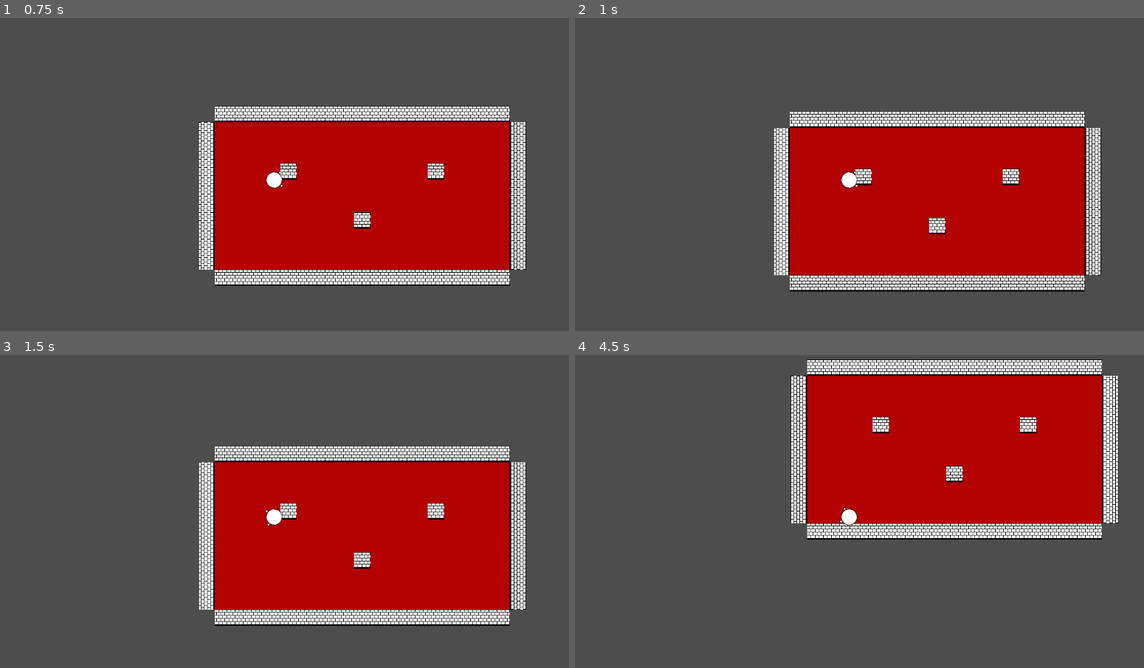
Above: before the commit, frames 1-4 (two rows, left to right).
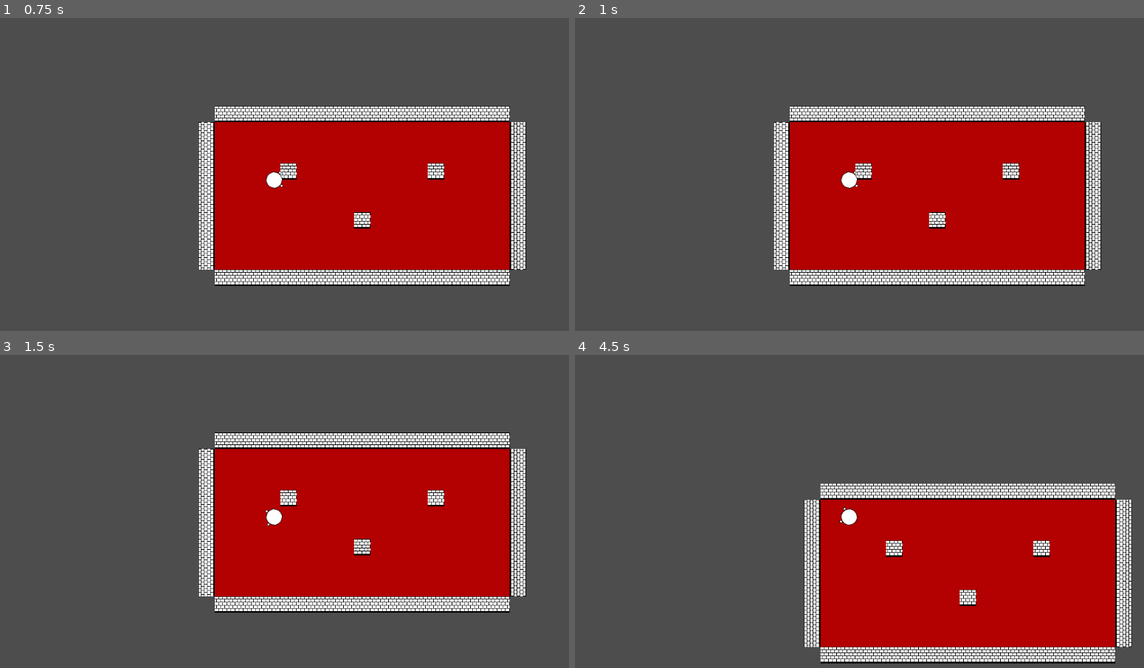
Above: after the commit, the same moments.

Repository: SolemnSintres/shiver2d
Game: Godot game, scene res://test_world.tscn
Same seed, same stepped clock (60 frames per second), same inputs: the game is played once before the commit and once after it. The engine's default icon, where the game draws it, is replaced by a stand-in: a white triangle on a blue panel in a dark square.
Inputs (mouse positions are in pixels of both pictures, inside the frame that each line leads up to):
- Up to frame 1 (0.75 s): tap Enter at 0.5 s; move the mouse to (403, 161) at 0.52 s; hold D (move_right) from 0.53 s (still down); tap Space (dash) at 0.6 s
- Up to frame 2 (1 s): keep holding D (move_right); tap Q (swing, bound only before the commit) at 0.8 s
- Up to frame 3 (1.5 s): tap Space (dash) at 1.25 s; move the mouse to (153, 533) at 1.27 s; release D (move_right) at 1.28 s; hold S (move_down) from 1.28 s (still down); tap Q (swing, bound only before the commit) at 1.35 s
- Up to frame 4 (4.5 s): tap Space (dash) at 1.55, 2.1, 3.05, 3.6 s; move the mouse to (910, 442) at 2.02 s; release S (move_down) at 2.03 s; hold D (move_right) 2.03-2.78 s; tap Q (swing, bound only before the commit) at 2.3, 2.85, 3.8, 4.35 s; move the mouse to (819, 583) at 2.77 s; hold W (move_up) 2.78-3.53 s; move the mouse to (1024, 567) at 3.52 s; hold A (move_left) from 3.53 s (still down); move the mouse to (671, 467) at 4.27 s

Frame 1 is identical in both runs. In frame 2, 7.3% of the frame differs, in the area x 34-93%, y 28-88%; in frame 3, 11%; in frame 4, 51%, in the area x 37-98%, y 1-99%.

Commit message:
Remove rope swing

Diff:
--- a/player.gd
+++ b/player.gd
@@ -1,48 +1,21 @@
 extends CharacterBody2D
 
-@onready var anchor = $"../Anchor"
-@onready var ray = $RayCast2D
+const SPEED = 300.0
 
-const SPEED = 300.0
-const swing_base = 200.0
-
-var swingspeed = 200.0
 var boost = 0.0
 var boost_direction = Vector2.ZERO
 var cooldown = 1.0
-var swinging = false
-var rope_length = 0.0
-var swing_dir = 1.0
-var fling = Vector2.ZERO
 
 func _physics_process(delta):
 	var gap = global_position.distance_to(get_global_mouse_position())
-	var rope = global_position - anchor.global_position
 
 	## AIM ONLY WHEN CURSOR IS 30PX AWAY ##
-	if gap > 30 and not swinging:
+	if gap > 30:
 		look_at(get_global_mouse_position())
 
-		## MOVEIT IS THE DIRECTION ##
+	## MOVEIT IS THE DIRECTION ##
 	var moveit = Input.get_vector("move_left","move_right","move_up","move_down")
 	var direction = Vector2(moveit.x,moveit.y)
-
-	## SWING PRESSED ##
-	if Input.is_action_just_pressed("swing"):
-		if swinging:
-			swinging = false
-			fling = velocity
-		elif ray.is_colliding():
-			swinging = true
-			anchor.global_position = ray.get_collision_point()
-			var newnew_rope = global_position-anchor.global_position
-			rope_length = newnew_rope.length()
-			var rope_move_dir = moveit.dot(newnew_rope.orthogonal())
-			if rope_move_dir > 0:
-				swing_dir = 1.0
-			else:
-				swing_dir = -1.0
-
 
 	## MOVEMENT ##
 	velocity.x = direction.x * SPEED
@@ -52,7 +25,6 @@
 	if cooldown > 0.0:
 		cooldown -= delta
 
-
 	## DASH ##
 	if Input.is_action_just_pressed("dash") and cooldown <= 0.0:
 		boost_direction = transform.x
@@ -60,28 +32,10 @@
 			boost_direction = moveit
 		boost = 0.15
 		cooldown = 1.0
-		if swinging:
-			swingspeed = 500.0
 
 	## ACTIVE DASH ##
 	if boost > 0:
 		boost -= delta
 		velocity = boost_direction * 400.0
 
-	## SWINGING? OR NOT SWINGING ##
-	if swinging:
-		velocity = rope.orthogonal().normalized() * swingspeed * swing_dir
-
-	fling = fling.move_toward(Vector2.ZERO,800 * delta)
-	swingspeed = move_toward(swingspeed, swing_base, 400 * delta)
-	velocity += fling
 	move_and_slide()
-
-	if get_slide_collision_count() > 0 and swinging:
-		swinging = false
-		fling = velocity.limit_length(500.0) # Slide On The Wall After Collision
-
-	## NEW ROPE IS THE MEASUREMENT AFTER THE SWING. SO WE CAN KEEP THE DISTANCE EXACTLY THE SAME AND NOT INCREASE ##
-	var new_rope = global_position - anchor.global_position
-	if swinging:
-		global_position = anchor.global_position + new_rope.normalized() * rope_length
--- a/player.tscn
+++ b/player.tscn
@@ -16,6 +16,3 @@
 shape = SubResource("CircleShape2D_onrkg")
 
 [node name="Camera2D" type="Camera2D" parent="." unique_id=117347434]
-
-[node name="RayCast2D" type="RayCast2D" parent="." unique_id=1252109645]
-target_position = Vector2(600, 0)
--- a/project.godot
+++ b/project.godot
@@ -42,11 +42,6 @@
 "events": [Object(InputEventKey,"resource_local_to_scene":false,"resource_name":"","device":-1,"window_id":0,"alt_press …(191 unchanged characters)…
 ]
 }
-swing={
-"deadzone": 0.2,
-"events": [Object(InputEventKey,"resource_local_to_scene":false,"resource_name":"","device":-1,"window_id":0,"alt_pressed":false,"shift_pressed":false,"ctrl_pressed":false,"meta_pressed":false,"pressed":false,"keycode":0,"physical_keycode":81,"key_label":0,"unicode":113,"location":0,"echo":false,"script":null)
-]
-}
 
 [physics]
 
--- a/test_world.tscn
+++ b/test_world.tscn
@@ -1,7 +1,6 @@
 [gd_scene format=3 uid="uid://bfyeiqxaqkmcg"]
 
 [ext_resource type="PackedScene" uid="uid://bh54crfiyeo1v" path="res://player.tscn" id="2_1lwx6"]
-[ext_resource type="Texture2D" uid="uid://dn3kd50dvha47" path="res://icon.svg" id="2_gy3sr"]
 [ext_resource type="Texture2D" uid="uid://d1ijo5pw5phxo" path="res://Sprites/wall.png" id="3_dsnr4"]
 [ext_resource type="Texture2D" uid="uid://b4v6d1chl14jn" path="res://Sprites/floor.png" id="4_lf0gk"]
 
@@ -35,13 +34,5 @@
 format = 2
 layer_0/tile_data = PackedInt32Array(0, 0, 0, 65536, 0, 1, 1, 65536, 0, 65537, 65536, 1, 2, 0, 0, 65538, 0, 1, 3, 65536 …(14433 unchanged characters)…
 
-[node name="Anchor" type="Marker2D" parent="." unique_id=1124114415]
-visible = false
-
-[node name="Sprite2D" type="Sprite2D" parent="Anchor" unique_id=873593290]
-position = Vector2(363, 269)
-scale = Vector2(0.5, 0.5)
-texture = ExtResource("2_gy3sr")
-
 [node name="Player" parent="." unique_id=1426326189 instance=ExtResource("2_1lwx6")]
 position = Vector2(76, 145)
